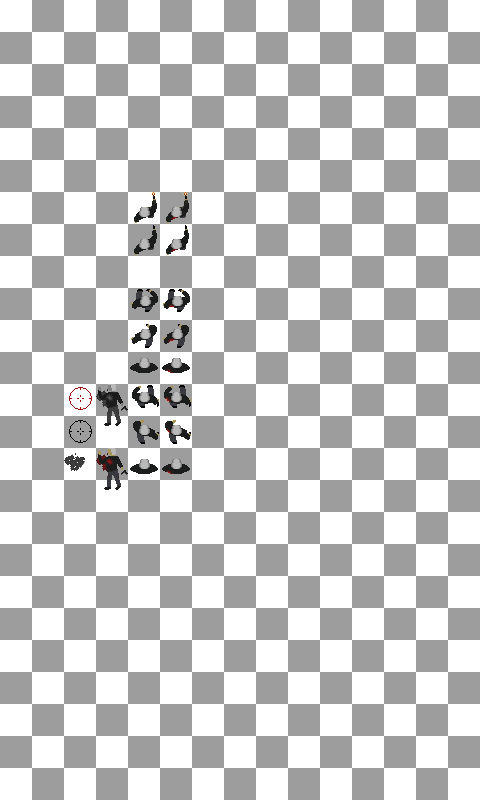
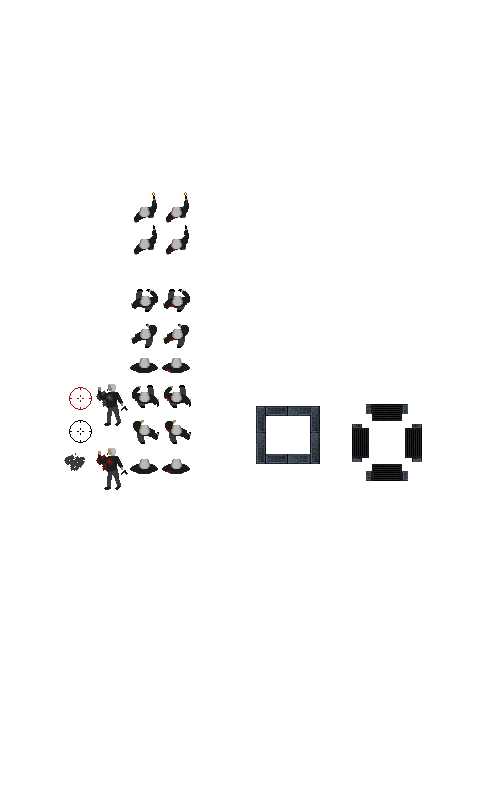
Layered file, before and after one edit (480x800). Changes by layer:
added group "wall" with 10 layers above "grid" over <box>256,404,422,490</box>
added layer "Teinte/Saturation 2" in group "wall" over <box>256,406,320,464</box>
added layer "Calque 23 copie" in group "wall" over <box>405,428,422,458</box>
added layer "Teinte/Saturation 2 copie 2" in group "wall" over <box>412,424,422,462</box>
added layer "Calque 23" in group "wall" over <box>352,428,369,458</box>
added layer "Teinte/Saturation 2 copie" in group "wall" over <box>352,424,362,462</box>
added layer "Calque 23 copie 3" in group "wall" over <box>372,404,402,421</box>
added layer "Calque 24 copie" in group "wall" over <box>366,404,408,414</box>
added layer "Calque 23 copie 2" in group "wall" over <box>372,464,402,481</box>
added layer "Calque 24" in group "wall" over <box>366,471,408,481</box>
hid "grid" over <box>0,0,480,800</box>
hid "Arrière-plan" over <box>0,0,480,800</box>
